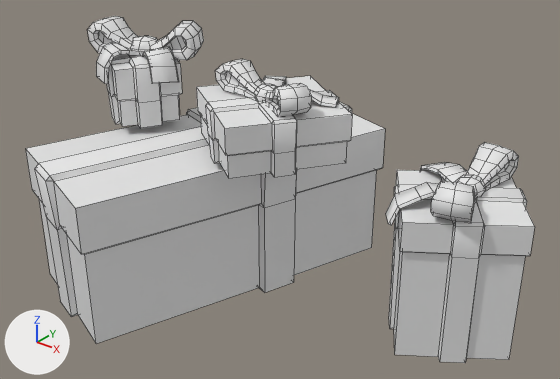
The FBX model Explorer/Assets/DCL/LobbyStage/Props/Holidays/Models/GiftPileB_Holidays.fbx: old version first, new version second.
Rendered twice from a 50 mm camera at (1.404, -1.442, 1.224) aimed at (0.254, -0.006, 0.334). The lights are fixed; the arrows at lower left show +X, +Y and +Z. The picture after the commit comes second. Mesh edges are drawn as thin lines. Where no turn or scale is listed for an object, it has been applied to the vertices. Vertices at exactly the same position are counted once.

The first picture shows 'GiftPileB_Holidays'.
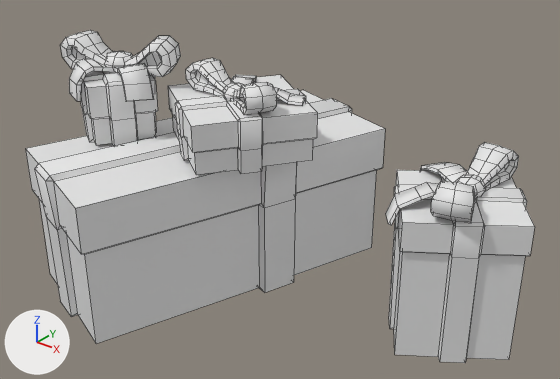
Location of each change, [x1, y1, x2, y2] in pixels of the pictures (560 x 379 px; the box of a moved part takes in the faces that stretch with it):
'GiftPileB_Holidays', reshaped: before [26, 16, 535, 363]; after [26, 30, 535, 363]
part 1 of me_giftpileb_holidays, moved or reshaped: before [107, 54, 182, 128]; after [80, 71, 158, 146]
part 2 of me_giftpileb_holidays, moved or reshaped: before [130, 36, 158, 53]; after [104, 51, 133, 69]
part 3 of me_giftpileb_holidays, moved or reshaped: before [96, 43, 141, 84]; after [69, 59, 115, 101]
part 4 of me_giftpileb_holidays, moved or reshaped: before [141, 47, 178, 84]; after [115, 63, 154, 102]
part 5 of me_giftpileb_holidays, moved or reshaped: before [87, 16, 138, 53]; after [60, 30, 113, 69]
part 6 of me_giftpileb_holidays, moved or reshaped: before [151, 21, 204, 60]; after [125, 36, 181, 77]
part 7 of me_giftpileb_holidays, moved or reshaped: before [196, 76, 352, 178]; after [168, 75, 317, 175]
part 8 of me_giftpileb_holidays, moved or reshaped: before [254, 84, 277, 102]; after [222, 83, 244, 100]
part 9 of me_giftpileb_holidays, moved or reshaped: before [308, 89, 339, 107]; after [273, 87, 306, 106]
part 10 of me_giftpileb_holidays, moved or reshaped: before [263, 76, 286, 87]; after [232, 75, 256, 85]
part 11 of me_giftpileb_holidays, moved or reshaped: before [263, 84, 312, 117]; after [231, 82, 277, 115]
part 12 of me_giftpileb_holidays, moved or reshaped: before [215, 59, 265, 99]; after [186, 58, 234, 97]

What changed in the scene script:
```text
Change me_giftpileb_holidays:
    used by ob_giftpileb_holidays; location = (0.0, 0.0, 0.0)
    remove me_giftpileb_holidays.from_pydata(...)  # 1070 vertices, 1026 faces; spans x -0.395..0.891, y -0.499..0.499, z 0.0..0.702
    add me_giftpileb_holidays.from_pydata(...)  # 1070 vertices, 1026 faces; spans x -0.384..0.891, y -0.499..0.499, z 0.0..0.683
    me_giftpileb_holidays part 1: the loose piece of 96 vertices spanning x -0.354..-0.104, y -0.146..0.1, z 0.427..0.615 is moved by (0.012, -0.105, -0.019)
    me_giftpileb_holidays part 2: the loose piece of 27 vertices spanning x -0.281..-0.198, y -0.041..0.044, z 0.604..0.66 is moved by (0.012, -0.105, -0.019)
    me_giftpileb_holidays part 3: the loose piece of 24 vertices spanning x -0.317..-0.222, y -0.146..-0.016, z 0.555..0.648 is moved by (0.012, -0.105, -0.019)
    me_giftpileb_holidays part 4: the loose piece of 24 vertices spanning x -0.226..-0.088, y -0.083..0.027, z 0.559..0.648 is moved by (0.012, -0.105, -0.019)
    me_giftpileb_holidays part 5: the loose piece of 77 vertices spanning x -0.395..-0.246, y -0.086..0.024, z 0.61..0.699 is moved by (0.012, -0.105, -0.019)
    me_giftpileb_holidays part 6: the loose piece of 77 vertices spanning x -0.234..-0.075, y -0.017..0.124, z 0.61..0.702 is moved by (0.012, -0.105, -0.019)
    me_giftpileb_holidays part 7: the loose piece of 96 vertices spanning x -0.01..0.432, y -0.209..0.235, z 0.427..0.576 is moved by (-0.09, -0.02, -0.01)
    me_giftpileb_holidays part 8: the loose piece of 27 vertices spanning x 0.183..0.248, y -0.04..0.028, z 0.567..0.612 is moved by (-0.09, -0.02, -0.01)
    me_giftpileb_holidays part 9: the loose piece of 24 vertices spanning x 0.218..0.377, y -0.016..0.113, z 0.57..0.602 is moved by (-0.09, -0.02, -0.01)
    me_giftpileb_holidays part 10: the loose piece of 24 vertices spanning x 0.092..0.222, y 0.001..0.163, z 0.57..0.602 is moved by (-0.09, -0.02, -0.01)
    me_giftpileb_holidays part 11: the loose piece of 77 vertices spanning x 0.219..0.371, y -0.101..0.015, z 0.572..0.642 is moved by (-0.09, -0.02, -0.01)
    me_giftpileb_holidays part 12: the loose piece of 77 vertices spanning x 0.054..0.2, y -0.026..0.058, z 0.572..0.645 is moved by (-0.09, -0.02, -0.01)
```
